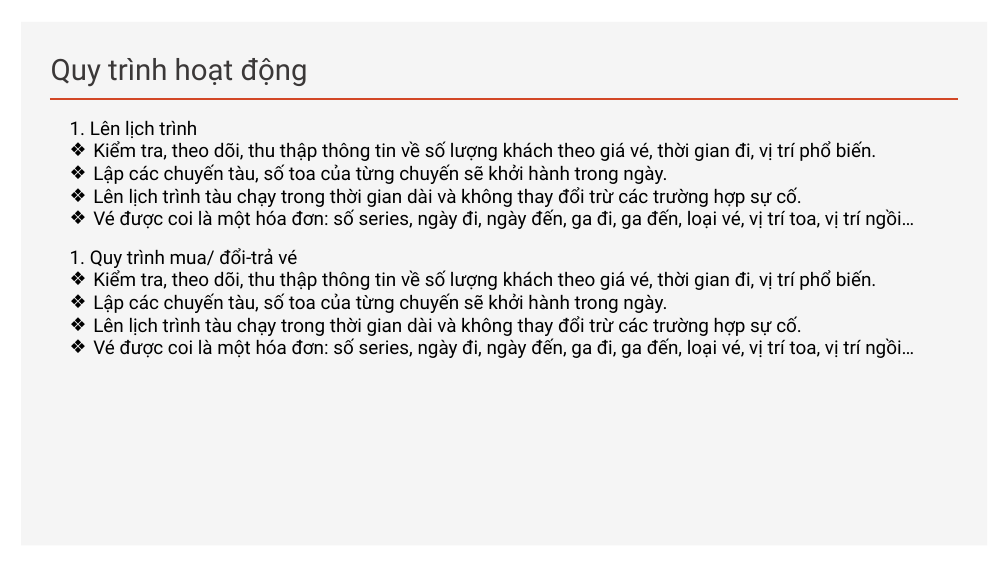
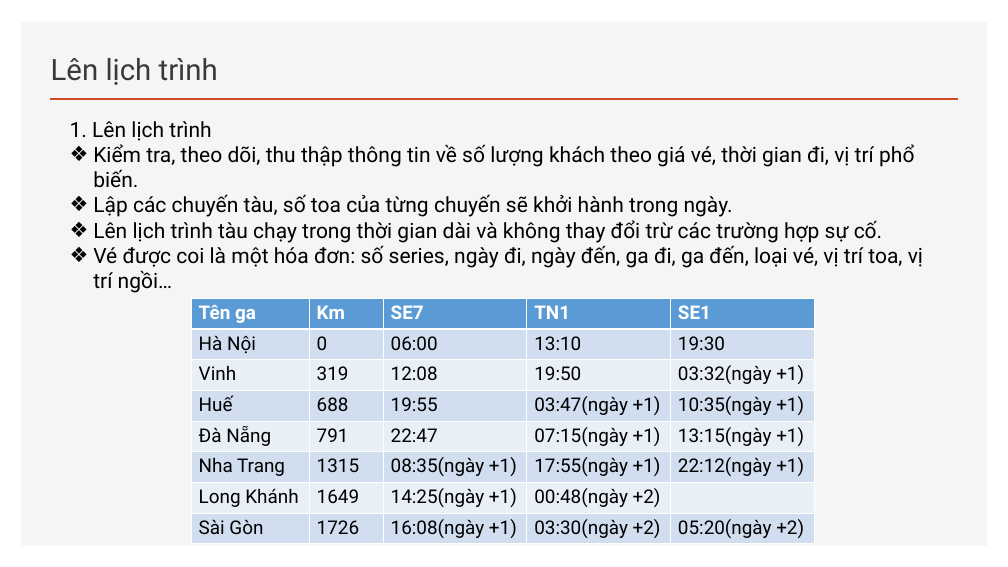
Before and after one commit to hiepatk99/CSDL_PT, a slide deck: slide 8 of 1-BC1-P8.pptx (slide 7 before the commit). Drawn at 1008x567 pixels with LibreOffice and Linux fonts; fonts in the diff are those of the drawing. Boxes give left, top, right and bottom in pixels: in the first picture for what was removed or moved away, otherwise in the second. Text is boxed around its words. In the diff, an @@ line names an element or a change of style, - is before the commit and + after.

```diff
--- a/1-BC1-P8.pptx
+++ b/1-BC1-P8.pptx
@@ title at [51, 58, 218, 85]: text changed @@
-Quy trình hoạt động
+Lên lịch trình
@@ text "1. Lên lịch trình" at [70, 121, 923, 293]: size 18 to 20 pt @@
@@ text removed at [70, 248, 914, 358] @@
-1. Quy trình mua/ đổi-trả vé
-❖ Kiểm tra, theo dõi, thu thập thông tin về số lượng khách theo giá vé, thời gian đi, vị trí phổ biến.
-❖ Lập các chuyến tàu, số toa của từng chuyến sẽ khởi hành trong ngày.
-❖ Lên lịch trình tàu chạy trong thời gian dài và không thay đổi trừ các trường hợp sự cố.
-❖ Vé được coi là một hóa đơn: số series, ngày đi, ngày đến, ga đi, ga đến, loại vé, vị trí toa, vị trí ngồi…
@@ table added at [191, 299, 814, 544], 8 rows, 5 columns @@
+Tên ga | Km | SE7 | TN1 | SE1
+Hà Nội | 0 | 06:00 | 13:10 | 19:30
+Vinh | 319 | 12:08 | 19:50 | 03:32(ngày +1)
+Huế | 688 | 19:55 | 03:47(ngày +1) | 10:35(ngày +1)
+Đà Nẵng | 791 | 22:47 | 07:15(ngày +1) | 13:15(ngày +1)
+Nha Trang | 1315 | 08:35(ngày +1) | 17:55(ngày +1) | 22:12(ngày +1)
+Long Khánh | 1649 | 14:25(ngày +1) | 00:48(ngày +2) | 
+Sài Gòn | 1726 | 16:08(ngày +1) | 03:30(ngày +2) | 05:20(ngày +2)
```
Also in this commit, not shown: 4 other slides changed, 9 slides added, 3 slides removed.
